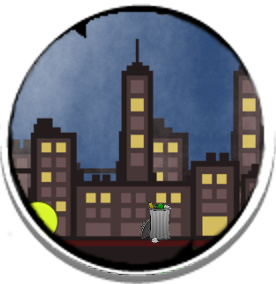
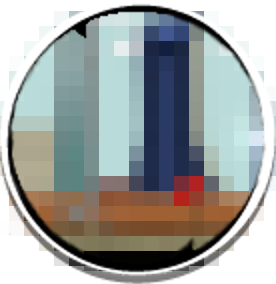
Before/after of a 276x284 layered artwork. What changed in the layer stack:
hid "03_background", painted on it over (3, 6, 271, 275)
added layer "03_lockedBackground" above "BlackBackground" over (0, 11, 276, 271)
painted on "Mask" over (3, 6, 271, 275)
